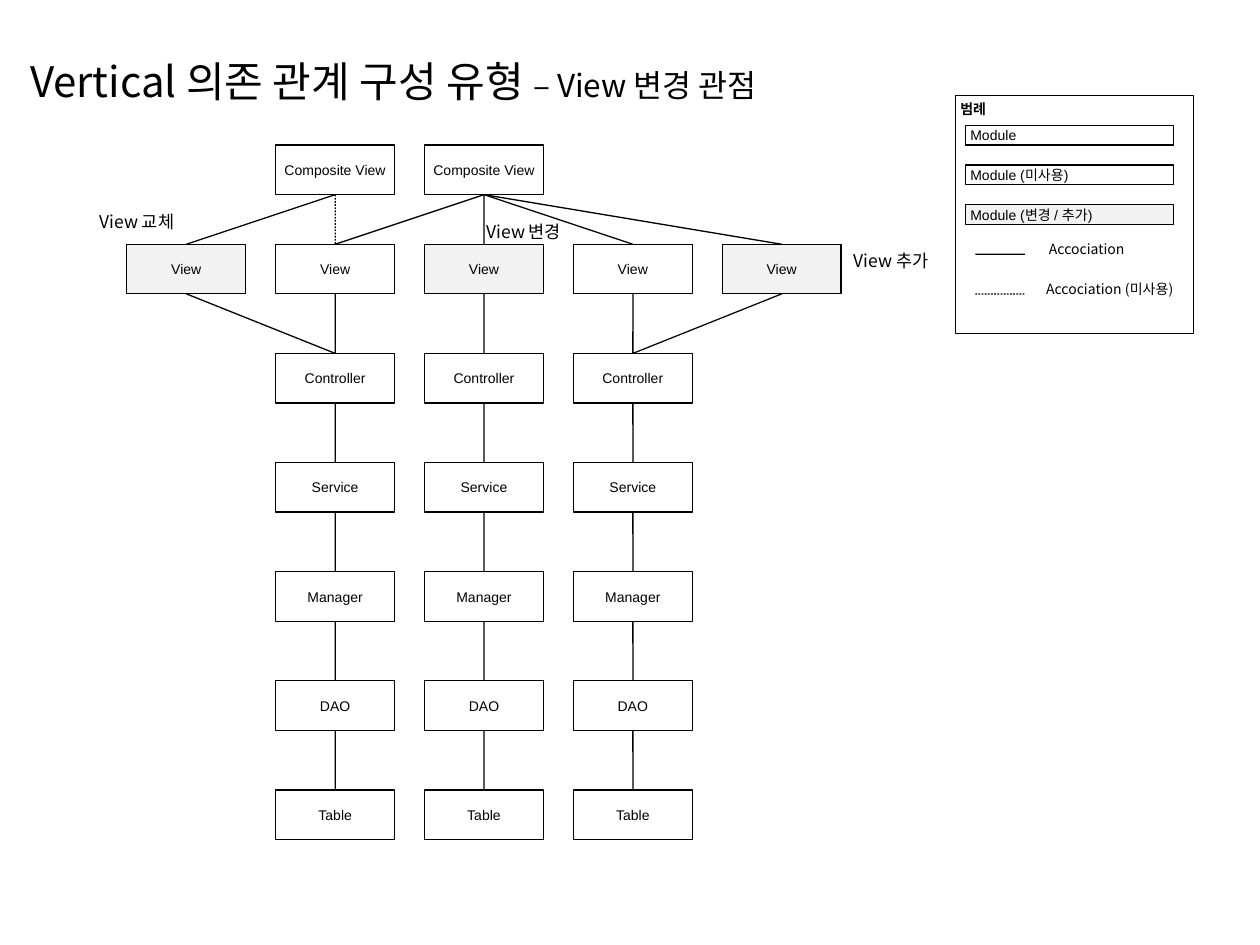
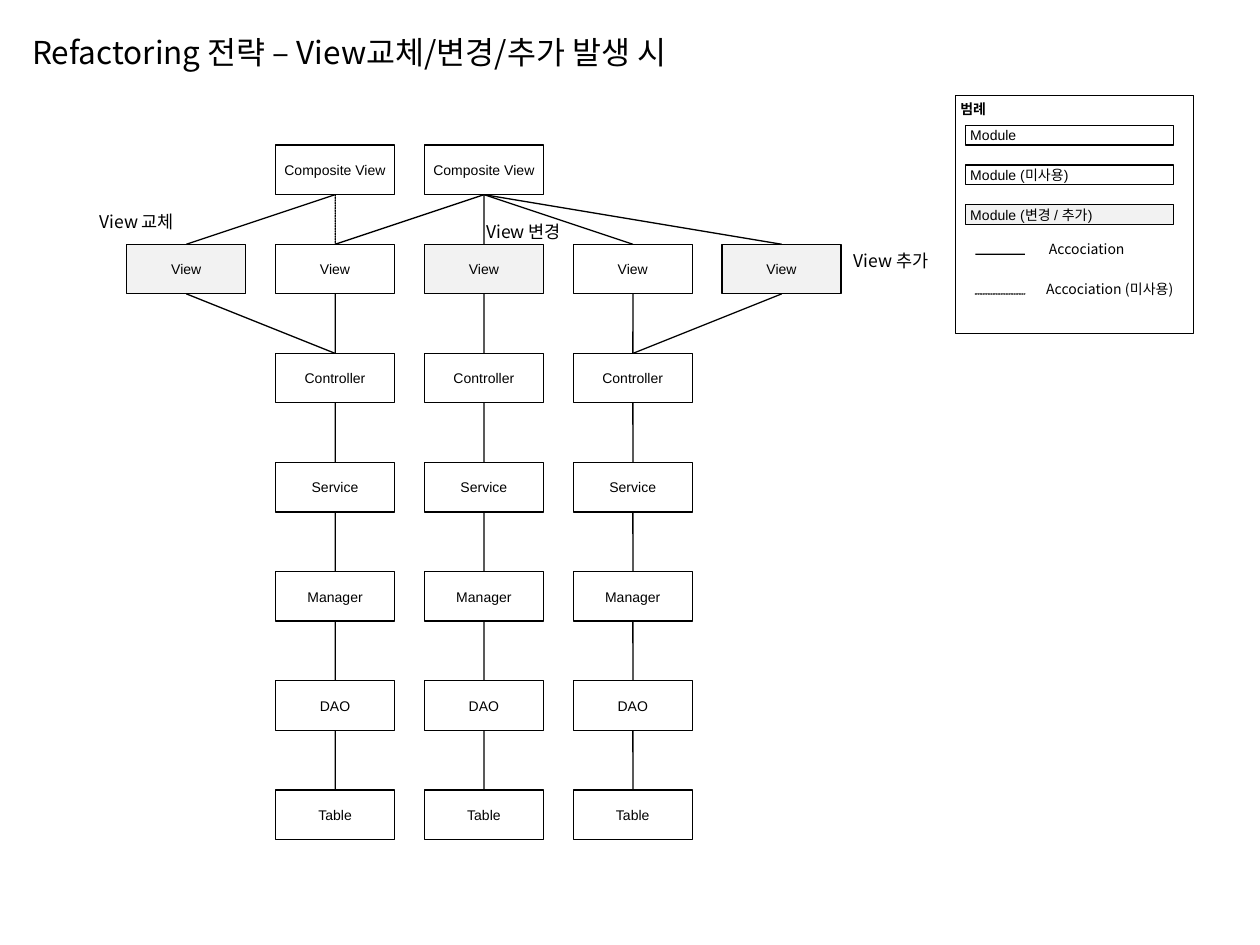
Before and after one commit to kwbaek/codelabor, a slide deck: slide 10 of documentation/0 architecture/design/TO-BE 설계 전술 (Layered Architecture).pptx (slide 9 before the commit). Drawn at 1260x945 pixels with LibreOffice and Linux fonts; fonts in the diff are those of the drawing. Boxes give left, top, right and bottom in pixels: in the first picture for what was removed or moved away, otherwise in the second. Text is boxed around its words. In the diff, an @@ line names an element or a change of style, - is before the commit and + after.

```diff
--- a/documentation/0 architecture/design/TO-BE 설계 전술 (Layered Architecture).pptx
+++ b/documentation/0 architecture/design/TO-BE 설계 전술 (Layered Architecture).pptx
@@ text added at <box>32,38,666,72</box>, 18 pt, text #000000 @@
+Refactoring 전략 – View교체/변경/추가 발생 시
@@ text removed at <box>30,62,757,101</box> @@
-Vertical 의존 관계 구성 유형 – View 변경 관점
```
Also in this commit, not shown: 10 other slides changed, 1 slide removed, 12 other files.
